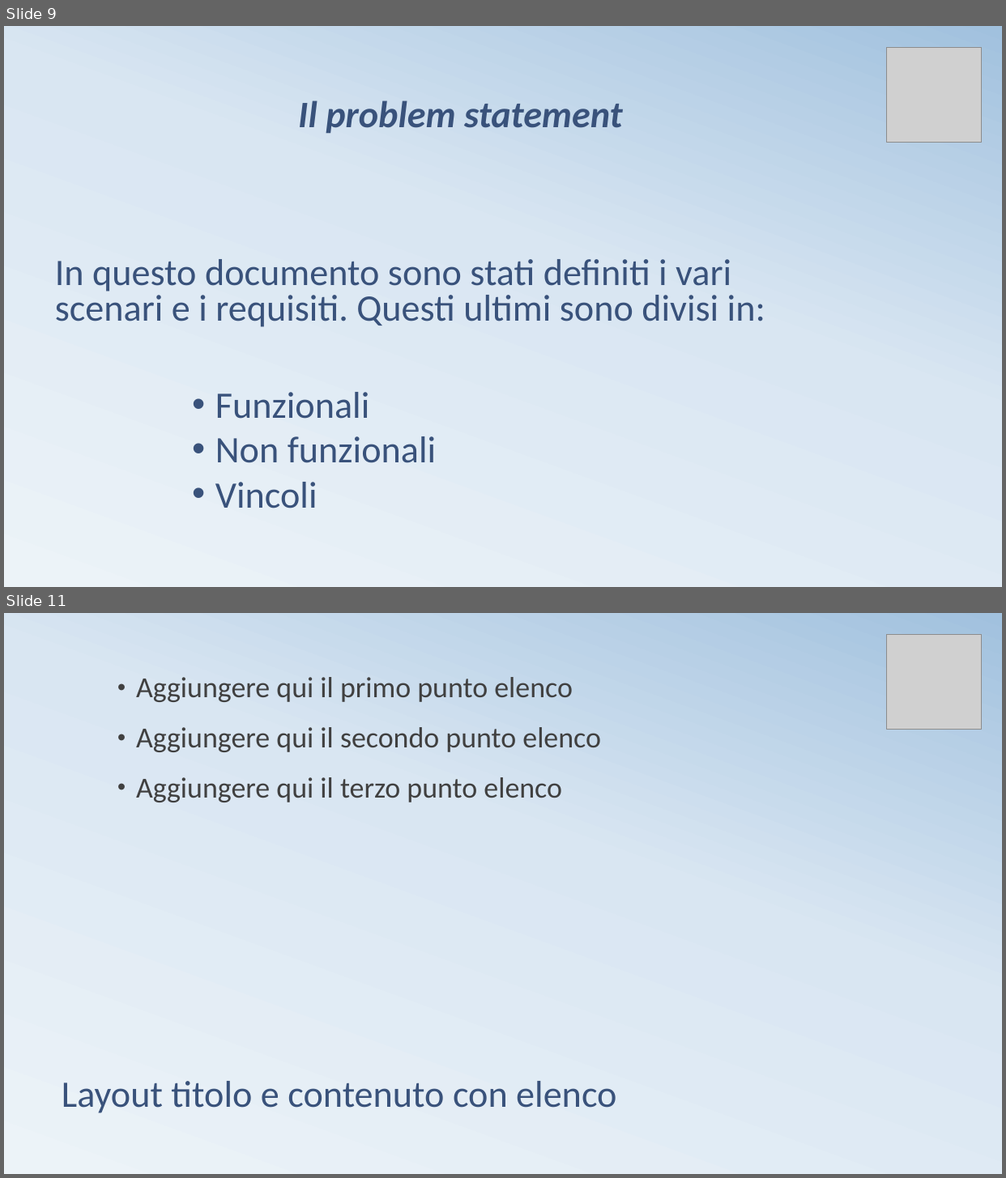
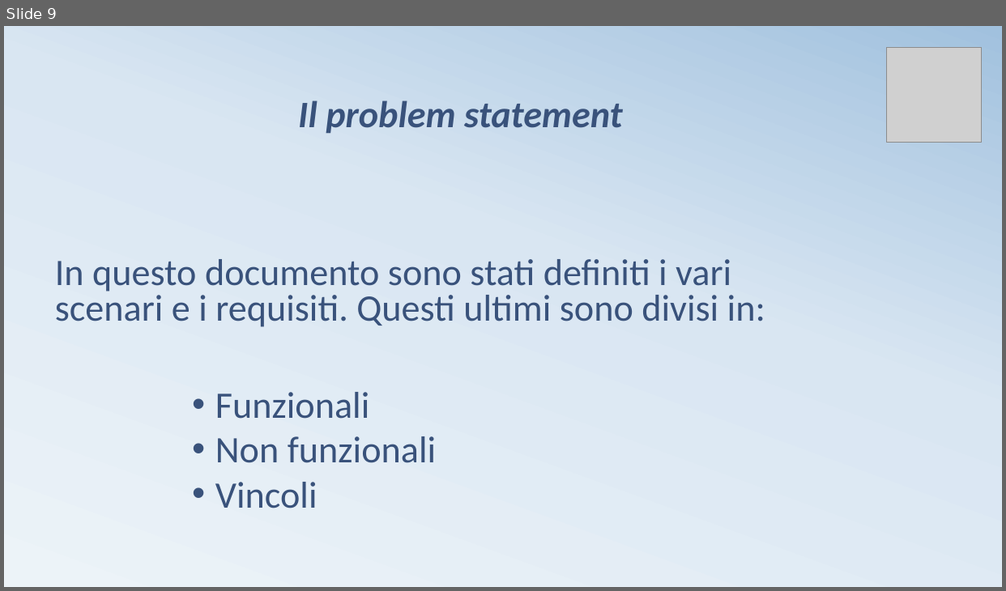
Before and after one commit to kekkox/Carcheck, a slide deck: Work product/Presentazione CarCheck.pptx. Shown one above the other, each under a label of ours: slides 9 and 11 before the commit, slide 9 after it; the slides between them are not shown. The pictures are 1006x1178 and 1006x591 pixels, drawn with LibreOffice and Linux fonts; fonts in the diff are those of the drawing; grey boxes stand for pictures. Boxes give left, top, right and bottom in pixels: in the first picture for what was removed or moved away, otherwise in the second. Text is boxed around its words. In the diff, an @@ line names an element or a change of style, - is before the commit and + after.

```diff
--- a/Work product/Presentazione CarCheck.pptx
+++ b/Work product/Presentazione CarCheck.pptx
@@ slide 11 removed at (x1=4, y1=613, x2=1002, y2=1174), background gradient #ECF3F8 to #D9E6F2 to #A1C1DE @@
@@ picture removed at (x1=886, y1=635, x2=981, y2=730) @@
@@ text removed at (x1=136, y1=677, x2=601, y2=803) @@
-• Aggiungere qui il primo punto elenco
-• Aggiungere qui il secondo punto elenco
-• Aggiungere qui il terzo punto elenco
@@ title removed at (x1=62, y1=1081, x2=616, y2=1114) @@
-Layout titolo e contenuto con elenco
```
Also in this commit, not shown: 3 slides changed, 24 slides added, 12 other slides removed.
